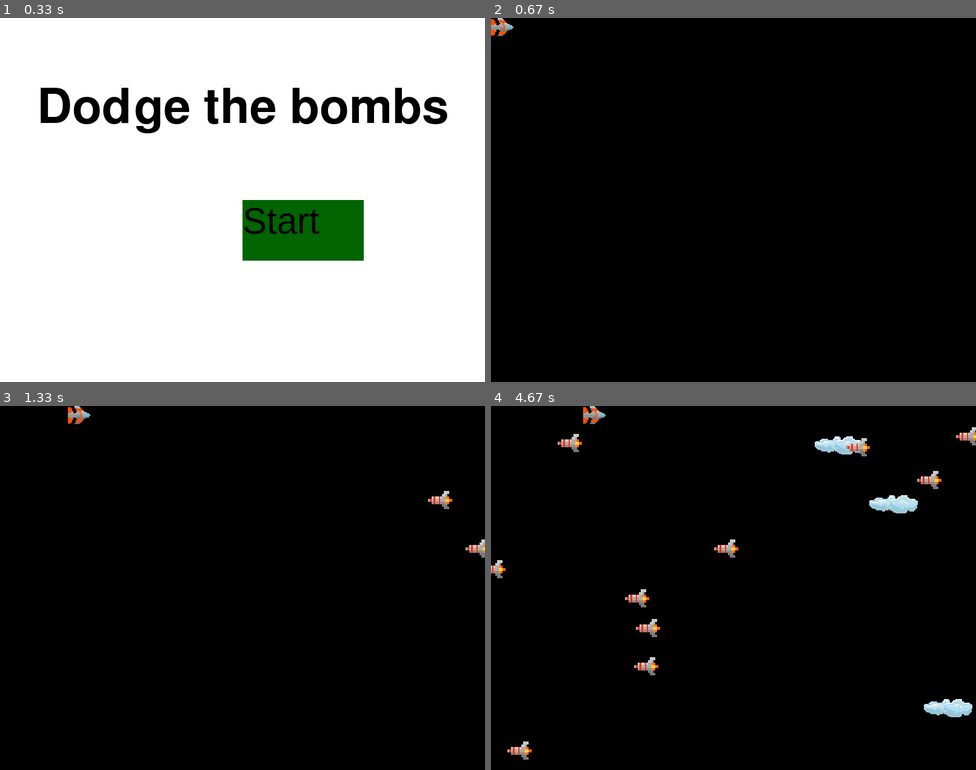
Above: before the commit, frames 1-4 (two rows, left to right).
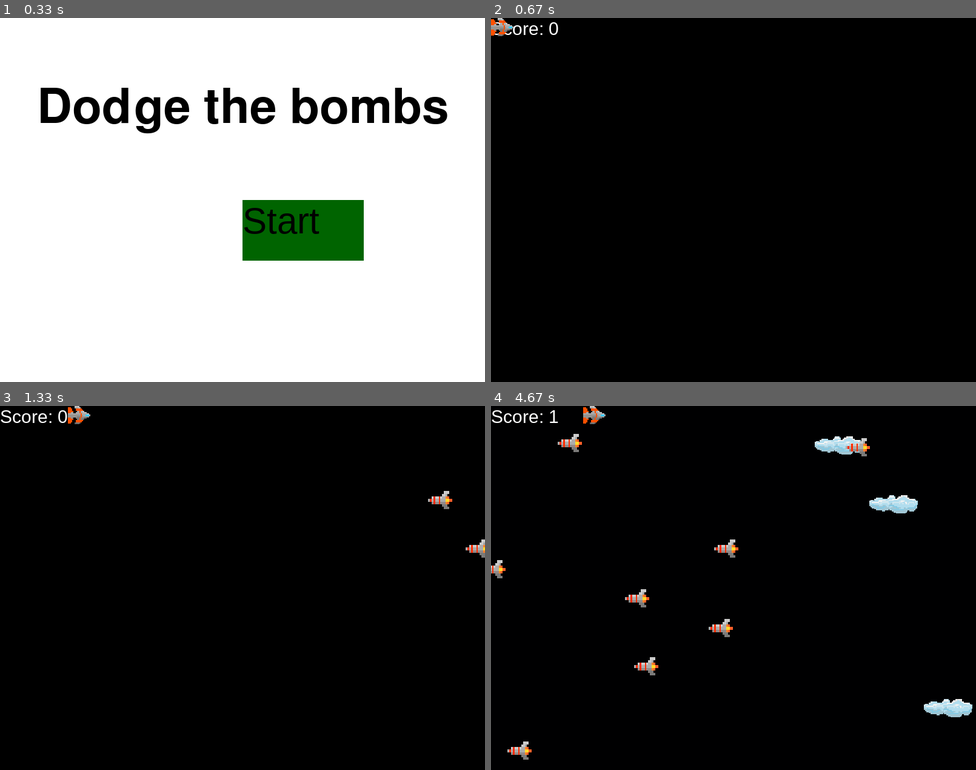
Above: after the commit, the same moments.

Repository: rhettredd/bombPygame
Game: pygame game, started from main.py
Same seed, same stepped clock (60 frames per second), same inputs: the game is played once before the commit and once after it.
Inputs (mouse positions are in pixels of both pictures, inside the frame that each line leads up to):
- Up to frame 1 (0.33 s): no input
- Up to frame 2 (0.67 s): tap Enter at 0.33 s
- Up to frame 3 (1.33 s): hold Right 0.67-1.13 s; move the mouse to (291, 613) at 0.7 s; hold Up from 1.17 s (still down)
- Up to frame 4 (4.67 s): release Up at 1.47 s; hold Right 1.5-1.97 s; hold Left 2-2.53 s; hold Down 2.57-2.87 s; hold Left 2.9-3.3 s; hold Up 3.33-3.7 s; hold Right 3.73-4.37 s; hold Up from 4.4 s (still down)

Frame 1 is identical in both runs. In frame 2, 0.1% of the frame differs, in the area x 0-14%, y 1-5%; in frame 3, 0.2%; in frame 4, 0.6%, in the area x 0-100%, y 1-64%.

Commit message:
Changed score color. Changed default spawn rate.

Diff:
--- a/main.py
+++ b/main.py
@@ -202,31 +202,8 @@
                 screen.blit(old_surface_saved, (0, 0))
                 del old_surface_saved
 
-        enemy_rate = 200/(.01*enemy_count+1)
+        enemy_rate = 300/(.01*enemy_count+1)
         background_color = (math.floor(math.floor(enemy_count/255)),math.floor(enemy_count/255),enemy_count%255)
-
-
-        # if enemy_count < 50:
-        #     enemy_rate = 100
-        #     background_color = sky_blue
-        # elif enemy_count < 100:
-        #     enemy_rate = 75
-        #     background_color = (30,129,176)
-        # elif enemy_count < 150:
-        #     enemy_rate = 50
-        #     background_color = (0, 153, 51)
-        # elif enemy_count < 200:
-        #     enemy_rate = 25
-        #     background_color = (153, 0, 0)
-        # elif enemy_count < 250:
-        #     enemy_rate = 12
-        #     background_color = (153, 0, 153)
-
-
-
-
-
-
 
         pressed_keys = pygame.key.get_pressed()
         player.update(pressed_keys)
@@ -247,22 +224,10 @@
             player.kill()
             running = False
 
-        # counting_time = pygame.time.get_ticks() - start_time
-        #
-
-        # change milliseconds into minutes, seconds, milliseconds
-        # counting_minutes = str(counting_time / 60000).zfill(2)
-        # counting_seconds = str((counting_time % 60000) / 1000).zfill(2)
-        # counting_millisecond = str(counting_time % 1000).zfill(3)
-        #
-        # counting_string = "%s:%s:%s" % (counting_minutes, counting_seconds, counting_millisecond)
-        #
-        # counting_text = font.render(str(counting_string), 1, (255, 255, 255))
-        # counting_rect = counting_text.get_rect(50,50)
 
         font = pygame.font.SysFont('Arial', 30)
         score_str = 'Score: ' + str(enemy_count)
-        screen.blit(font.render(score_str, True, black), (0, 0, 200, 100))
+        screen.blit(font.render(score_str, True, white), (0, 0, 200, 100))
 
         screen.blit(player.surf, player.rect)
         # screen.blit(counting_text, counting_rect)
